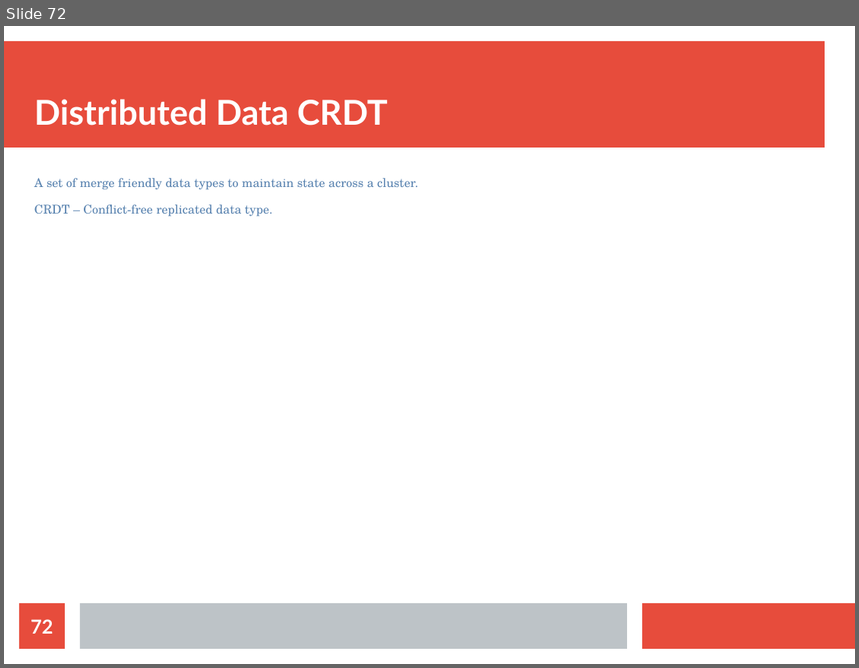
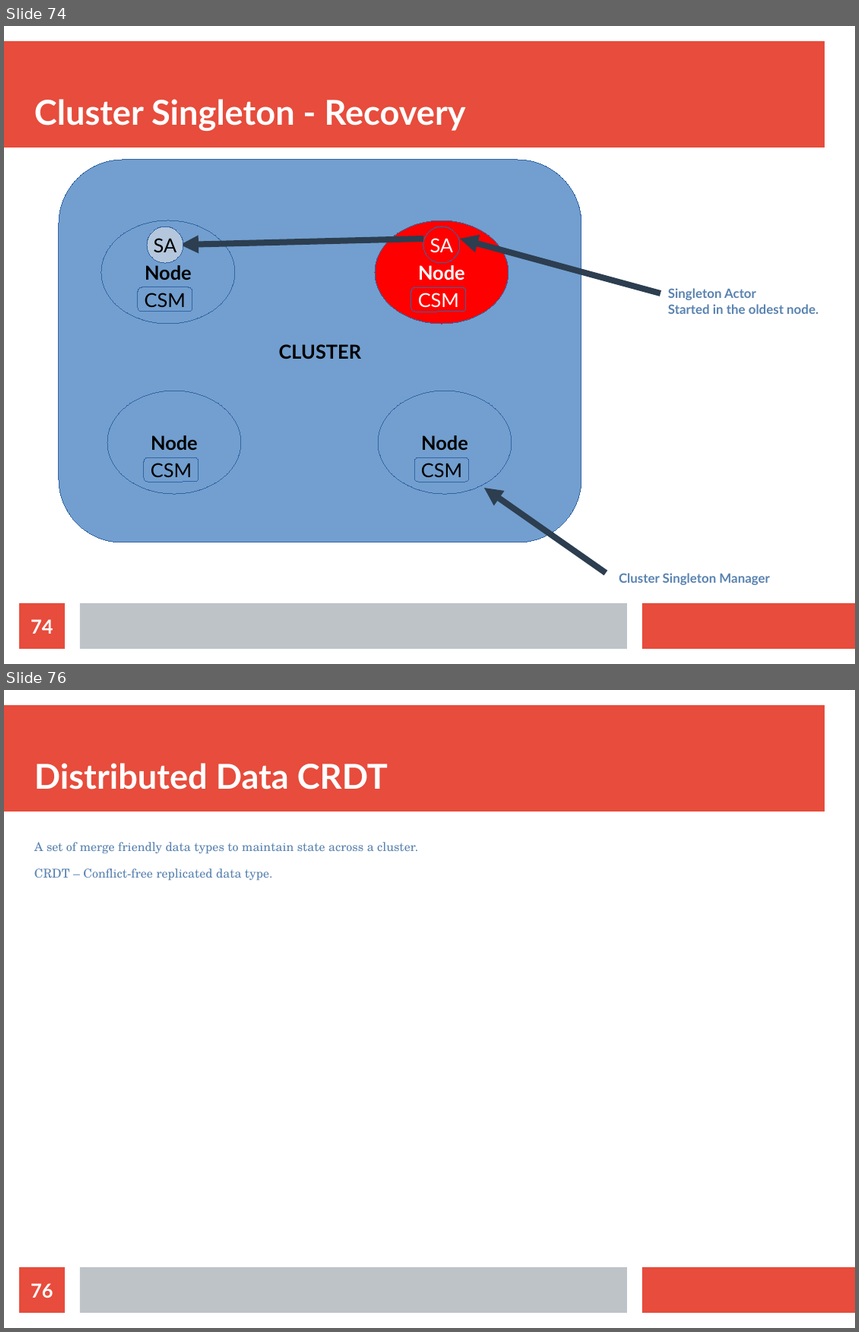
Before and after one commit to bytemania/akka-java-cluster, a slide deck: src/main/resources/res/presentation.odp. Shown one above the other, each under a label of ours: slide 72 before the commit, slides 74 and 76 after it; the slides between them are not shown. The pictures are 859x668 and 859x1332 pixels, drawn with LibreOffice and Linux fonts; fonts in the diff are those of the drawing. Boxes give left, top, right and bottom in pixels: in the first picture for what was removed or moved away, otherwise in the second. Text is boxed around its words. In the diff, an @@ line names an element or a change of style, - is before the commit and + after.

Commit message:
singleton code refinement

```diff
--- a/src/main/resources/res/presentation.odp
+++ b/src/main/resources/res/presentation.odp
@@ slide 74 added at (x1=4, y1=26, x2=855, y2=664), background #FFFFFF; not listed: 3 template elements that a slide beside it also shows @@
@@ title added at (x1=34, y1=99, x2=466, y2=131), 32 pt, text #FFFFFF, bold @@
+Cluster Singleton - Recovery
@@ rounded rectangle added at (x1=59, y1=160, x2=582, y2=543), fill #729FCF, outline #3465A4 0 pt, 18 pt, text #000000, bold @@
+CLUSTER
@@ ellipse added at (x1=101, y1=221, x2=235, y2=324), fill #729FCF, outline #3465A4 0 pt, 18 pt, text #000000, bold @@
+Node
@@ ellipse added at (x1=147, y1=227, x2=183, y2=263), fill #B4C7DC, outline #3465A4 0 pt, 18 pt, text #000000 @@
+SA
@@ ellipse added at (x1=375, y1=221, x2=509, y2=324), fill #FF0000, outline #3465A4 0 pt, 18 pt, text #FFFFFF, bold @@
+Node
@@ ellipse added at (x1=424, y1=227, x2=460, y2=263), fill #FF0000, outline #3465A4 0 pt, 18 pt, text #FFFFFF @@
+SA
@@ arrow added from (424, 240) to (180, 245), #2C3E50 5.67 pt @@
@@ arrow added from (661, 294) to (461, 240), #2C3E50 5.67 pt @@
@@ rounded rectangle added at (x1=138, y1=288, x2=192, y2=312), fill #729FCF, outline #3465A4 0 pt, 18 pt, text #000000 @@
+CSM
@@ rounded rectangle added at (x1=412, y1=288, x2=467, y2=312), fill #FF0000, outline #3465A4 0 pt, 18 pt, text #FFFFFF @@
+CSM
@@ text added at (x1=668, y1=288, x2=819, y2=314), 12 pt, text #5983B0, bold @@
+Singleton Actor
+Started in the oldest node.
@@ ellipse added at (x1=107, y1=391, x2=241, y2=494), fill #729FCF, outline #3465A4 0 pt, 18 pt, text #000000, bold @@
+Node
@@ ellipse added at (x1=378, y1=392, x2=512, y2=495), fill #729FCF, outline #3465A4 0 pt, 18 pt, text #000000, bold @@
+Node
@@ rounded rectangle added at (x1=144, y1=458, x2=199, y2=482), fill #729FCF, outline #3465A4 0 pt, 18 pt, text #000000 @@
+CSM
@@ rounded rectangle added at (x1=415, y1=458, x2=470, y2=482), fill #729FCF, outline #3465A4 0 pt, 18 pt, text #000000 @@
+CSM
@@ arrow added from (607, 574) to (484, 488), #2C3E50 5.67 pt @@
@@ text added at (x1=619, y1=573, x2=770, y2=585), 12 pt, text #5983B0, bold @@
+Cluster Singleton Manager
@@ page number added at (x1=19, y1=604, x2=65, y2=649), fill #E74C3C, 18 pt, text #FFFFFF, bold @@
+74
@@ what was slide 72 is now slide 76 @@
@@ page number at (x1=31, y1=1284, x2=53, y2=1298): text changed @@
-72
+76
```
Also in this commit, not shown: 4 other slides added, 1 slide removed, 8 other files.
